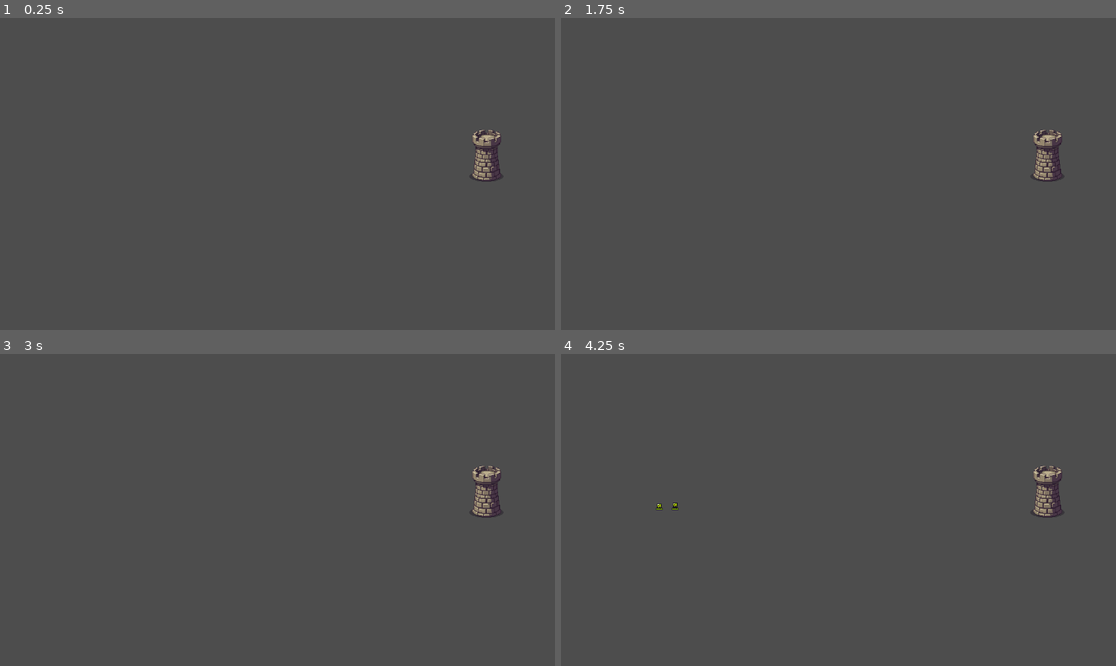
Above: before the commit, frames 1-4 (two rows, left to right).
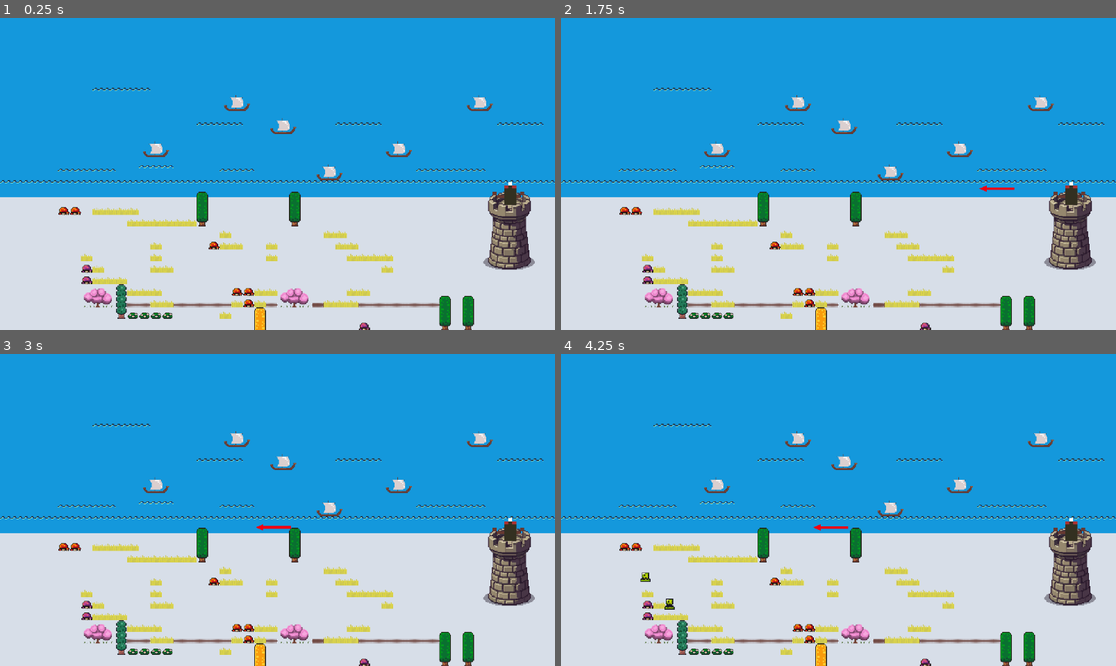
Above: after the commit, the same moments.

Repository: Eugenelv14/td_1
Game: Godot game, scene res://scenes/main.tscn
Two runs of this game, one before a commit and one after it. Both use one fixed random seed, a clock stepped at 60 frames per second and the inputs below. Before the commit the project starts from res://tests/test_scene.tscn.
Inputs:
- Up to frame 1 (0.25 s): no input
- Up to frame 2 (1.75 s): no input
- Up to frame 3 (3 s): tap Enter at 2.75 s
- Up to frame 4 (4.25 s): no input

The runs differ from the first frame. In frame 1, 100% of the frame differs, in the area x 0-100%, y 0-100%; in frame 2, 100%; in frame 3, 100%; in frame 4, 99%.

Commit message:
New update

Diff:
--- a/project.godot
+++ b/project.godot
@@ -15,7 +15,7 @@
 [application]
 
 config/name="TD_1"
-run/main_scene="uid://c0qiuogoc8cnn"
+run/main_scene="uid://pjg2lkhkosd5"
 config/features=PackedStringArray("4.7", "Forward Plus")
 config/icon="res://icon.svg"
 
--- a/scenes/defender.tscn
+++ b/scenes/defender.tscn
@@ -73,7 +73,10 @@
 "speed": 5.0
 }]
 
-[node name="Defender" type="StaticBody2D" unique_id=55242616]
+[sub_resource type="RectangleShape2D" id="RectangleShape2D_utxm4"]
+size = Vector2(484, 243)
+
+[node name="Defender" type="Node2D" unique_id=1023525119]
 script = ExtResource("1_2g18h")
 arrow_scene = ExtResource("2_j8307")
 
@@ -82,13 +85,22 @@
 sprite_frames = SubResource("SpriteFrames_utxm4")
 animation = &"Idle"
 autoplay = "Idle"
-frame_progress = 0.2765504
+frame_progress = 0.27028036
 
 [node name="ArrowSpawn" type="Marker2D" parent="." unique_id=908321376]
-position = Vector2(-30, 13)
-gizmo_extents = 32.0
+position = Vector2(-27, 13)
+gizmo_extents = 15.0
 
 [node name="ShootTimer" type="Timer" parent="." unique_id=1028973484]
+wait_time = 1.5
 autostart = true
 
+[node name="AttackRange" type="Area2D" parent="." unique_id=84405794]
+
+[node name="CollisionShape2D" type="CollisionShape2D" parent="AttackRange" unique_id=2036330255]
+position = Vector2(-269, 13)
+shape = SubResource("RectangleShape2D_utxm4")
+
 [connection signal="timeout" from="ShootTimer" to="." method="_on_shoot_timer_timeout"]
+[connection signal="body_entered" from="AttackRange" to="." method="_on_attack_range_body_entered"]
+[connection signal="body_exited" from="AttackRange" to="." method="_on_attack_range_body_exited"]
--- a/scenes/main.tscn
+++ b/scenes/main.tscn
@@ -1,10 +1,10 @@
 [gd_scene format=4 uid="uid://pjg2lkhkosd5"]
 
 [ext_resource type="Texture2D" uid="uid://cg526xltae0cx" path="res://assets/Tileset/Castle Tileset.png" id="2_sugp2"]
-[ext_resource type="PackedScene" uid="uid://cx53kxtm5btho" path="res://scenes/enemy_type1.tscn" id="3_jyhfs"]
 [ext_resource type="Texture2D" uid="uid://yl2ccmrex4cv" path="res://assets/sprites/world_tileset.png" id="4_jyhfs"]
 [ext_resource type="PackedScene" uid="uid://ccw5jb5xn6vuw" path="res://scenes/tower.tscn" id="4_tbgi4"]
 [ext_resource type="PackedScene" uid="uid://ciebubu60vbrb" path="res://scenes/defender.tscn" id="5_tbgi4"]
+[ext_resource type="PackedScene" uid="uid://ce8tls3ubjrmj" path="res://scenes/systems/spawner.tscn" id="6_tefeu"]
 
 [sub_resource type="TileSetAtlasSource" id="TileSetAtlasSource_tbgi4"]
 texture = ExtResource("4_jyhfs")
@@ -453,6 +453,9 @@
 sources/0 = SubResource("TileSetAtlasSource_o6xl0")
 sources/1 = SubResource("TileSetAtlasSource_tipki")
 
+[sub_resource type="WorldBoundaryShape2D" id="WorldBoundaryShape2D_y4kuj"]
+distance = -15.0
+
 [node name="Main" type="Node2D" unique_id=2027974592]
 
 [node name="Camera2D" type="Camera2D" parent="." unique_id=1637730750]
@@ -469,11 +472,21 @@
 tile_map_data = PackedByteArray("AAADAP3/AAAJAAUAAAADAP7/AAAJAAYAAAAEAP3/AAAKAAUAAAAEAP7/AAAKAAYAAAAFAP7/AAALAAYAAAAJAP …(3584 unchanged characters)…
 tile_set = SubResource("TileSet_utxm4")
 
-[node name="enemy_type1" parent="." unique_id=1153327836 instance=ExtResource("3_jyhfs")]
-position = Vector2(-339, 61)
-
 [node name="Tower" parent="." unique_id=1058041035 instance=ExtResource("4_tbgi4")]
 position = Vector2(322, 56)
 
 [node name="Defender" parent="." unique_id=55242616 instance=ExtResource("5_tbgi4")]
-position = Vector2(324, -17)
+position = Vector2(325, -18)
+
+[node name="Spawner" parent="." unique_id=1774063348 instance=ExtResource("6_tefeu")]
+light_mask = 2
+visibility_layer = 2
+position = Vector2(105, 49)
+
+[node name="StaticBody2D" type="StaticBody2D" parent="." unique_id=979302679]
+
+[node name="CollisionShape2D" type="CollisionShape2D" parent="StaticBody2D" unique_id=1911354885]
+light_mask = 2
+visibility_layer = 2
+position = Vector2(-1, 98)
+shape = SubResource("WorldBoundaryShape2D_y4kuj")
--- a/scripts/arrow.gd
+++ b/scripts/arrow.gd
@@ -1,11 +1,31 @@
+#extends Area2D
+#
+#@onready var arrow: Area2D = $"."
+#
+#var target
+#
+#
+#
+#
+#var speed: float = -300.0
+#
+#func _process(delta):
+	#position.x += speed * delta
+	#
+	#if position.x < -500:
+		#queue_free()
 extends Area2D
 
-@onready var arrow: Area2D = $"."
+var target: Node2D
+var speed: float = 300.0
 
-var speed: float = -300.0
 
-func _process(delta):
-	position.x += speed * delta
+func _process(delta: float) -> void:
+	if target:
+		var direction = global_position.direction_to(target.global_position)
+		global_position += direction * speed * delta
 
-	if position.x < -500:
+
+func _on_body_entered(body: Node2D) -> void:
+	if body == target:
 		queue_free()
--- a/scripts/defenderArrow.gd
+++ b/scripts/defenderArrow.gd
@@ -1,18 +1,74 @@
-extends StaticBody2D
+#extends Node2D
+#
+#@export var arrow_scene: PackedScene
+#
+#@onready var arrow_spawn: Marker2D = $ArrowSpawn
+#
+#var enemy_target
+#var arrow_speed = 100
+#var tracking = false
+#
+#
+#
+#func _ready() -> void:
+	#pass # Replace with function body.
+#
+#
+## Called every frame. 'delta' is the elapsed time since the previous frame.
+#func _process(delta: float) -> void:
+	#if tracking:
+		#var current_enemy_pos = enemy_target.position
+		#var direction = calc_direction(current_enemy_pos, arrow_spawn.position)
+		#print(enemy_target.position)
+#
+#
+#func _physics_process(delta: float) -> void:
+	#pass
+	#
+#
+#
+#func _on_shoot_timer_timeout() -> void:
+	#var arrow = arrow_scene.instantiate()
+	#add_child(arrow)
+	#
+	#
+#
+#func _on_attack_range_body_entered(body: Node2D) -> void:
+	#tracking = true
+	#enemy_target = body
+	#
+	#
+#
+#func _on_attack_range_body_exited(body: Node2D) -> void:
+	#tracking = false
+	#
+#func calc_direction(current_enemy_pos, arrow_spawn_point):
+	#var direction = Vector2(current_enemy_pos - arrow_spawn_point)
+	#direction = direction.normalized()
+	#return direction
+
+extends Node2D
 
 @export var arrow_scene: PackedScene
 
-# Called when the node enters the scene tree for the first time.
-func _ready() -> void:
-	pass # Replace with function body.
+@onready var arrow_spawn: Marker2D = $ArrowSpawn
 
-
-# Called every frame. 'delta' is the elapsed time since the previous frame.
-func _process(delta: float) -> void:
-	pass
+var enemy_target: Node2D
 
 
 func _on_shoot_timer_timeout() -> void:
-	var arrow = arrow_scene.instantiate()
-	add_child(arrow)
-	arrow.global_position = $ArrowSpawn.global_position
+	if enemy_target:
+		var arrow = arrow_scene.instantiate()
+		add_child(arrow)
+
+		arrow.global_position = arrow_spawn.global_position
+		arrow.target = enemy_target
+
+
+func _on_attack_range_body_entered(body: Node2D) -> void:
+	enemy_target = body
+
+
+func _on_attack_range_body_exited(body: Node2D) -> void:
+	if body == enemy_target:
+		enemy_target = null
